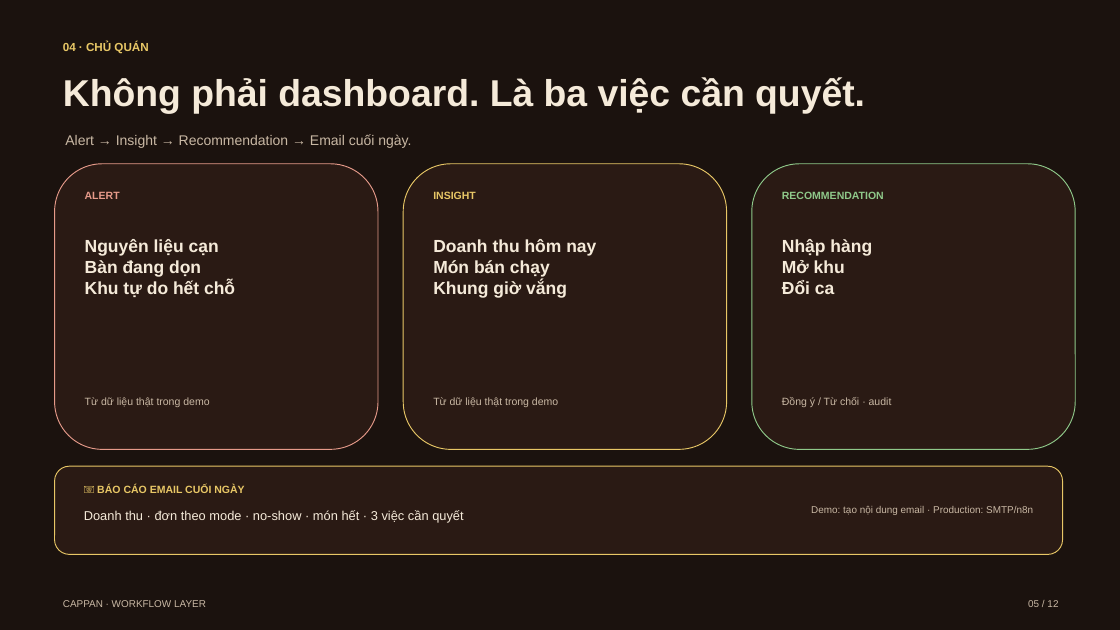
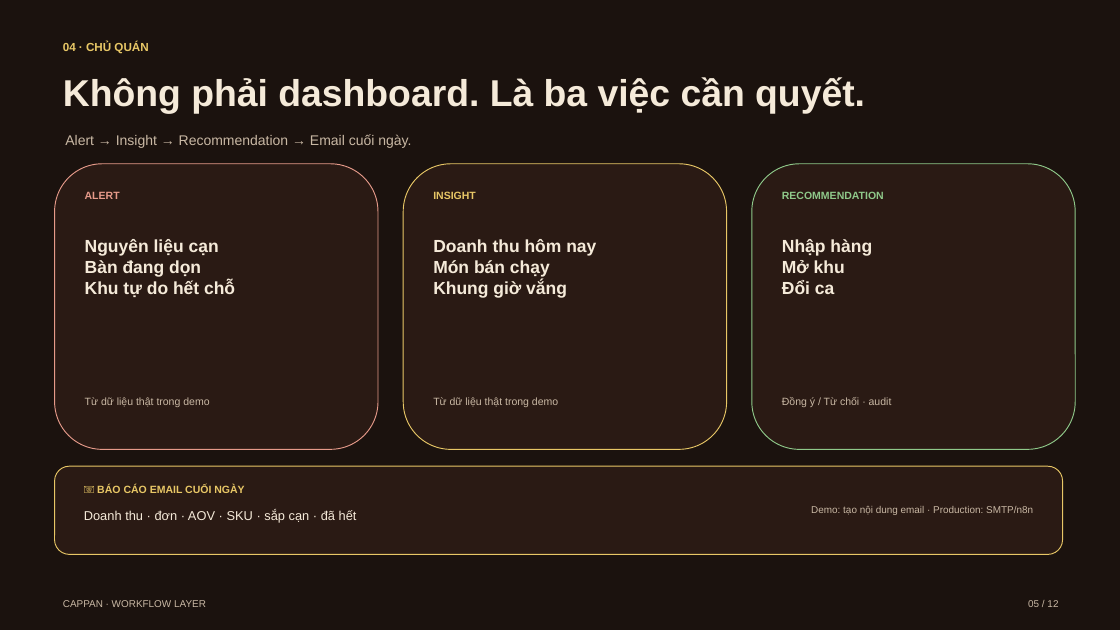
Before and after one commit to cappannguyen-0901/cappanwebdemo, a slide deck: slide 5 of cappan-slides-v3.pptx. Drawn at 1120x630 pixels with LibreOffice and Linux fonts; fonts in the diff are those of the drawing. Boxes give left, top, right and bottom in pixels: in the first picture for what was removed or moved away, otherwise in the second. Text is boxed around its words. In the diff, an @@ line names an element or a change of style, - is before the commit and + after.

```diff
--- a/cappan-slides-v3.pptx
+++ b/cappan-slides-v3.pptx
@@ text at (84, 510, 357, 523): text changed @@
-Doanh thu · đơn theo mode · no-show · món hết · 3 việc cần quyết
+Doanh thu · đơn · AOV · SKU · sắp cạn · đã hết
```
Also in this commit, not shown: 9 other files.
